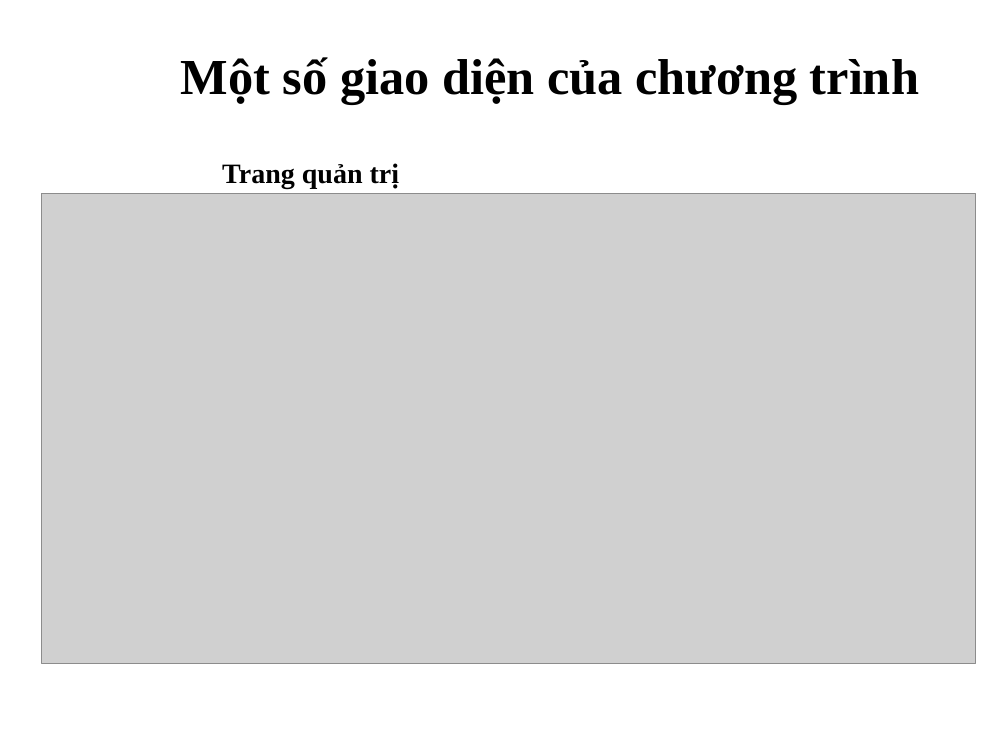
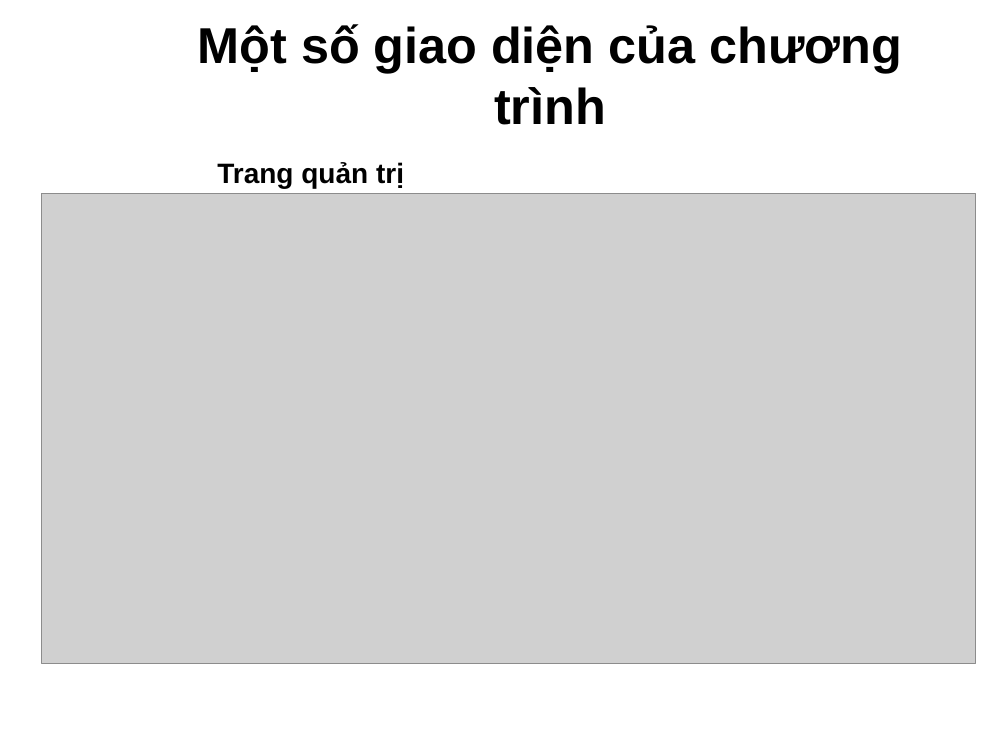
Before and after one commit to vanvibig/nien-luan-nganh, a slide deck: slide 14 of bao cao/BAO_CAO_FINAL.pptx. Drawn at 1008x756 pixels with LibreOffice and Linux fonts; fonts in the diff are those of the drawing; grey boxes stand for pictures; background and template pictures are left out. Boxes give left, top, right and bottom in pixels: in the first picture for what was removed or moved away, otherwise in the second. Text is boxed around its words. In the diff, an @@ line names an element or a change of style, - is before the commit and + after.

```diff
--- a/bao cao/BAO_CAO_FINAL.pptx
+++ b/bao cao/BAO_CAO_FINAL.pptx
@@ title "Một số giao diện của ..." at <box>198,24,902,125</box>: font Times New Roman to Arial @@
@@ text "Trang quản trị" at <box>217,162,404,188</box>: font Times New Roman to Arial @@
```
Also in this commit, not shown: 14 other slides changed.
